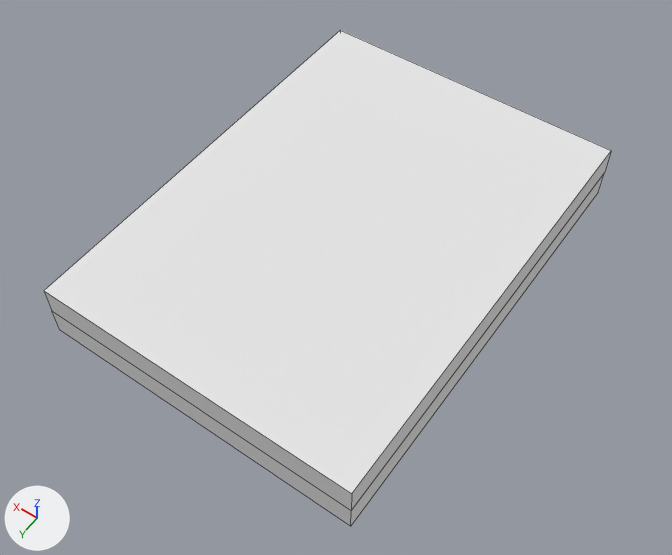
A saved change to the Blender file Models/KEES/KEES_Experiment.blend.
Before and after are seen from a 50 mm lens placed at (-1.657, 1.597, 2.275), pointed at (-0.594, 0.109, -0.063). Lighting does not change. The marker at lower left points along +X, +Y and +Z. Mesh edges are drawn as thin lines.

In view in the first picture: 'KEES Experiment Base', 'KEES Experiment Top'.
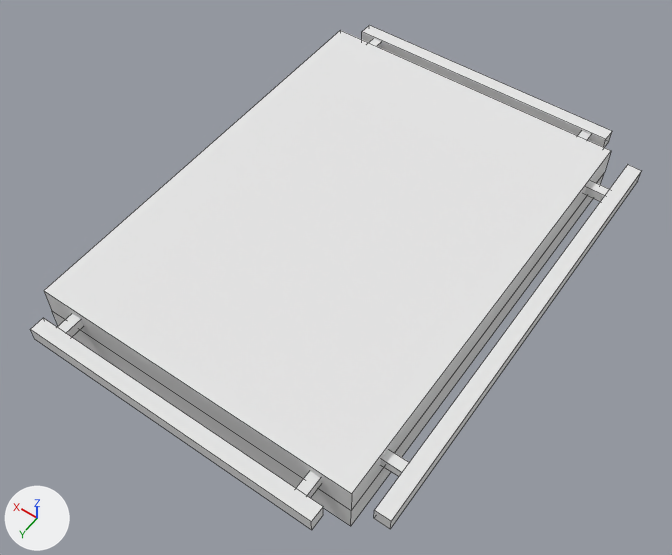
Patch to the scene script:
```diff
--- a/Models/KEES/KEES_Experiment.blend.py
+++ b/Models/KEES/KEES_Experiment.blend.py
@@ ob_railf @@
+ob_railf = bpy.data.objects.new('RailF', me_cube_012)  # a box spanning x -0.025..0.025, y -0.745..0.745, z -0.025..0.025; in mat_railmat (its picture is missing)
+ob_railf.parent = ob_kees_experiment_top
+ob_railf.location = (-1.191, 0.0, 0.054)
@@ ob_railbasef2 @@
+ob_railbasef2 = bpy.data.objects.new('RailBaseF2', me_cube_011)  # a box spanning x -0.05..0.05, y -0.0175..0.0175, z -0.0175..0.0175; in mat_railmat (its picture is missing)
+ob_railbasef2.parent = ob_kees_experiment_top
+ob_railbasef2.location = (-1.132, 0.597, 0.0544)
@@ ob_railbasef1 @@
+ob_railbasef1 = bpy.data.objects.new('RailBaseF1', me_cube_011.copy())
+ob_railbasef1.parent = ob_kees_experiment_top
+ob_railbasef1.location = (-1.132, -0.597, 0.0544)
@@ ob_raill @@
+ob_raill = bpy.data.objects.new('RailL', me_cube_009)  # a box spanning x -0.5..0.5, y -0.025..0.025, z -0.025..0.025; in mat_railmat (its picture is missing)
+ob_raill.parent = ob_kees_experiment_top
+ob_raill.location = (-0.556, 0.837, 0.054)
@@ ob_railbasel1 @@
+ob_railbasel1 = bpy.data.objects.new('RailBaseL1', me_cube_006)  # a box spanning x -0.0175..0.0175, y -0.05..0.05, z -0.0175..0.0175; in mat_railmat (its picture is missing)
+ob_railbasel1.parent = ob_kees_experiment_top
+ob_railbasel1.location = (-0.126, 0.781, 0.0544)
@@ ob_railbasel2 @@
+ob_railbasel2 = bpy.data.objects.new('RailBaseL2', me_cube_006.copy())
+ob_railbasel2.parent = ob_kees_experiment_top
+ob_railbasel2.location = (-0.986, 0.781, 0.0544)
@@ ob_railbaser2 @@
+ob_railbaser2 = bpy.data.objects.new('RailBaseR2', me_cube_006.copy())
+ob_railbaser2.parent = ob_kees_experiment_top
+ob_railbaser2.location = (-0.986, -0.781, 0.0544)
@@ ob_railr @@
+ob_railr = bpy.data.objects.new('RailR', me_cube_009.copy())
+ob_railr.parent = ob_kees_experiment_top
+ob_railr.location = (-0.556, -0.837, 0.054)
@@ ob_railbaser1 @@
+ob_railbaser1 = bpy.data.objects.new('RailBaseR1', me_cube_004)  # a box spanning x -0.0175..0.0175, y -0.05..0.05, z -0.0175..0.0175; in mat_railmat (its picture is missing)
+ob_railbaser1.parent = ob_kees_experiment_top
+ob_railbaser1.location = (-0.126, -0.781, 0.0544)
```

What differs and where, as boxes (x1, y1, x2, y2) in the pictures (672 x 555 px):
'RailF', added: after (374, 164, 641, 529)
'RailL', added: after (30, 318, 323, 530)
'RailR', added: after (362, 25, 612, 147)
'RailBaseF2', added: after (381, 450, 409, 477)
'RailBaseL2', added: after (296, 471, 321, 498)
'RailBaseL1', added: after (58, 314, 83, 337)
'RailBaseF1', added: after (584, 181, 609, 202)
'RailBaseR2', added: after (578, 131, 591, 141)
'RailBaseR1', added: after (369, 38, 381, 48)
